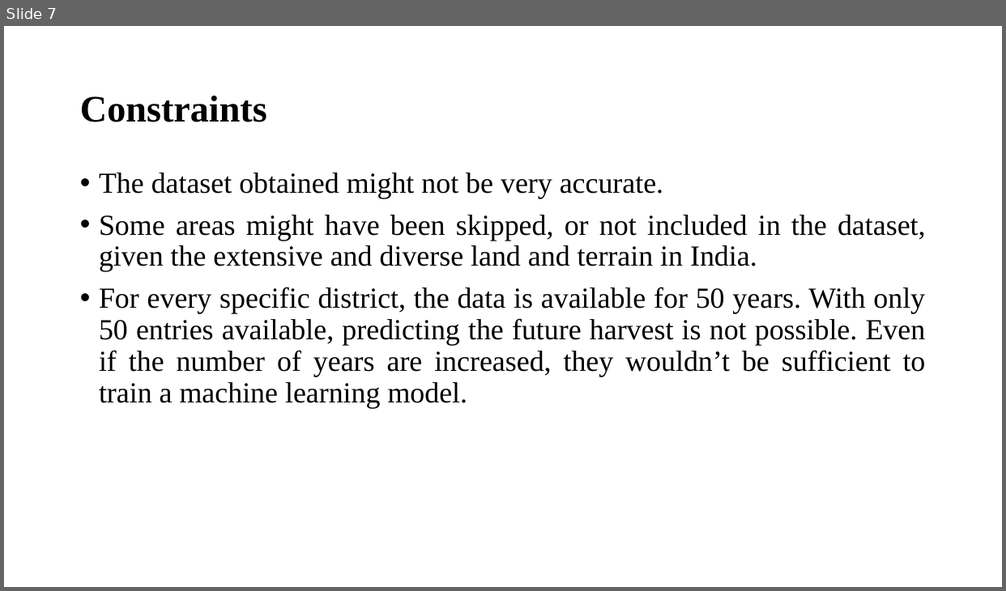
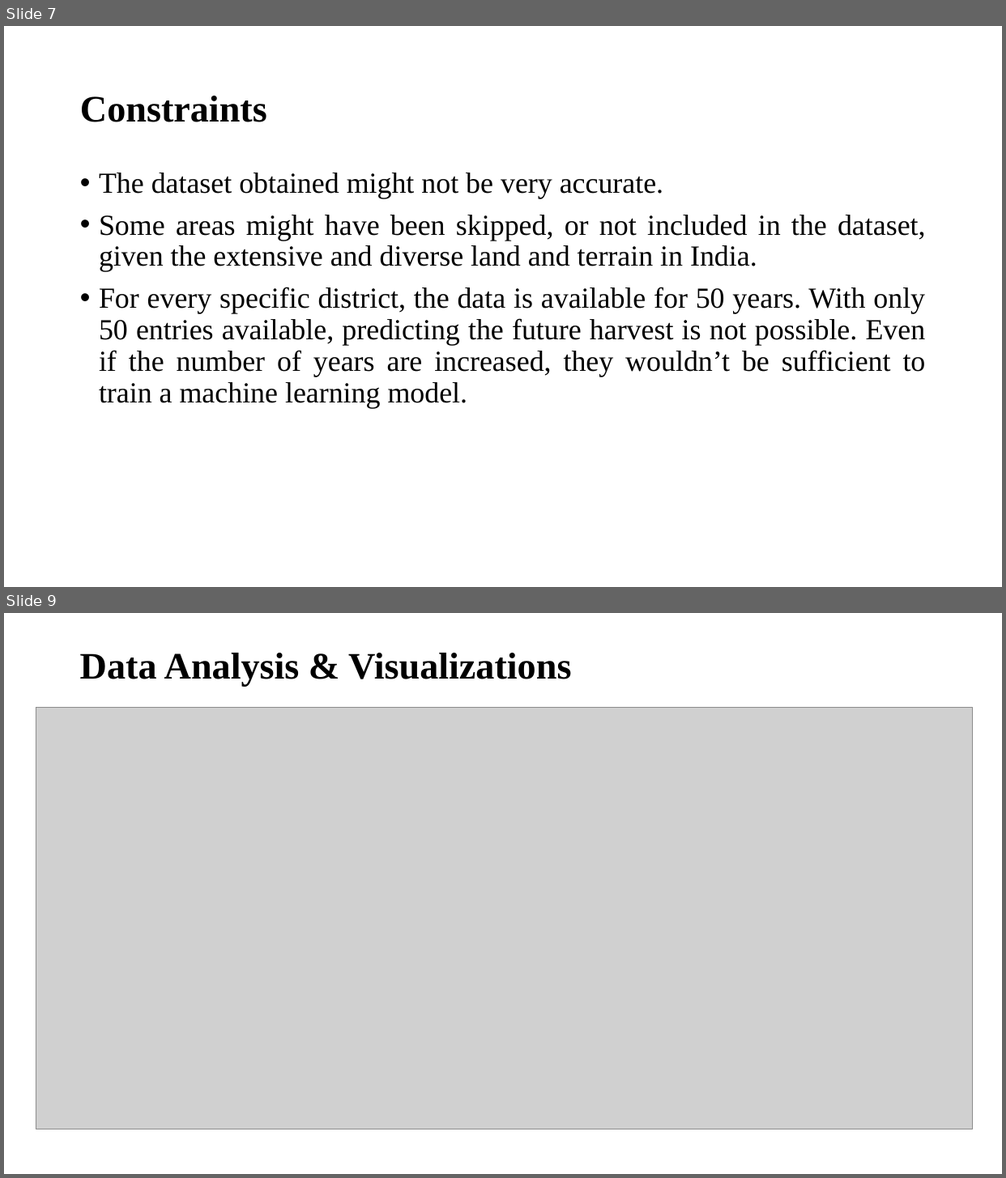
Before and after one commit to ApurwaKanitkar/MarketDrivenCropPlanning, a slide deck: Techbugs_4005.pptx. Shown one above the other, each under a label of ours: slide 7 before the commit, slides 7 and 9 after it; the slides between them are not shown. The pictures are 1006x591 and 1006x1178 pixels, drawn with LibreOffice and Linux fonts; fonts in the diff are those of the drawing; grey boxes stand for pictures. Boxes give left, top, right and bottom in pixels: in the first picture for what was removed or moved away, otherwise in the second. Text is boxed around its words. In the diff, an @@ line names an element or a change of style, - is before the commit and + after.

```diff
--- a/Techbugs_4005.pptx
+++ b/Techbugs_4005.pptx
@@ slide 9 added at (4,613,1002,1174), background #FFFFFF @@
@@ text added at (80,653,571,686), 36 pt, text #000000, bold @@
+Data Analysis & Visualizations
@@ picture added at (36,707,972,1129) @@
```
Also in this commit, not shown: 2 slides changed, 8 other slides added.
